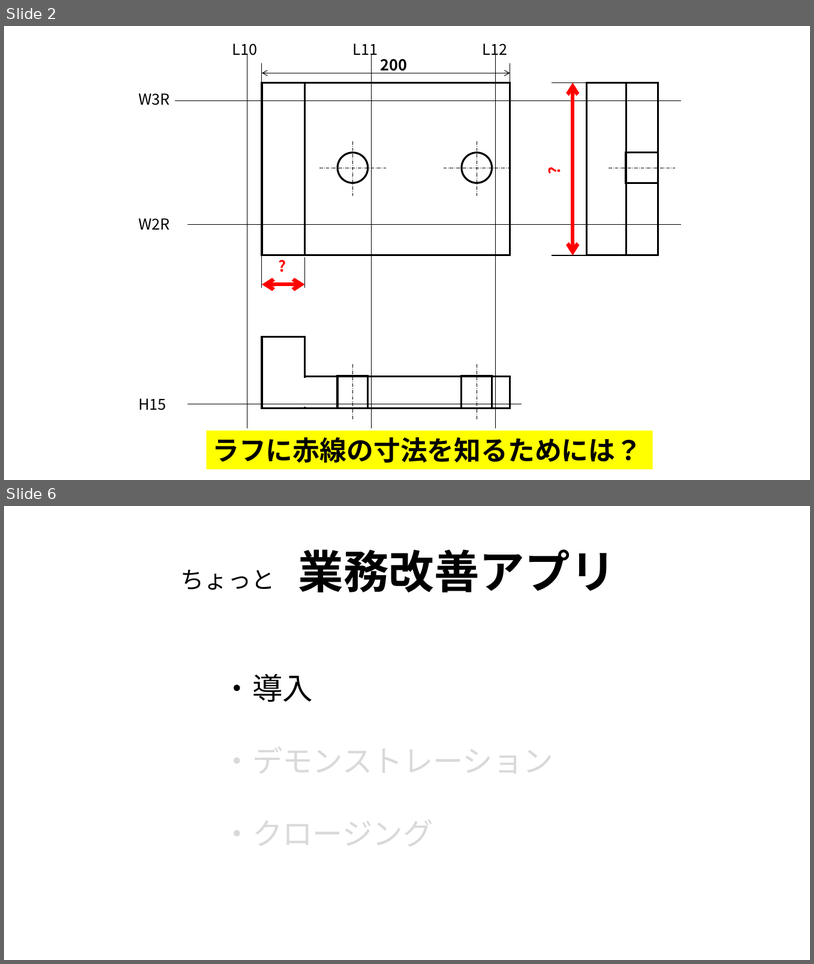
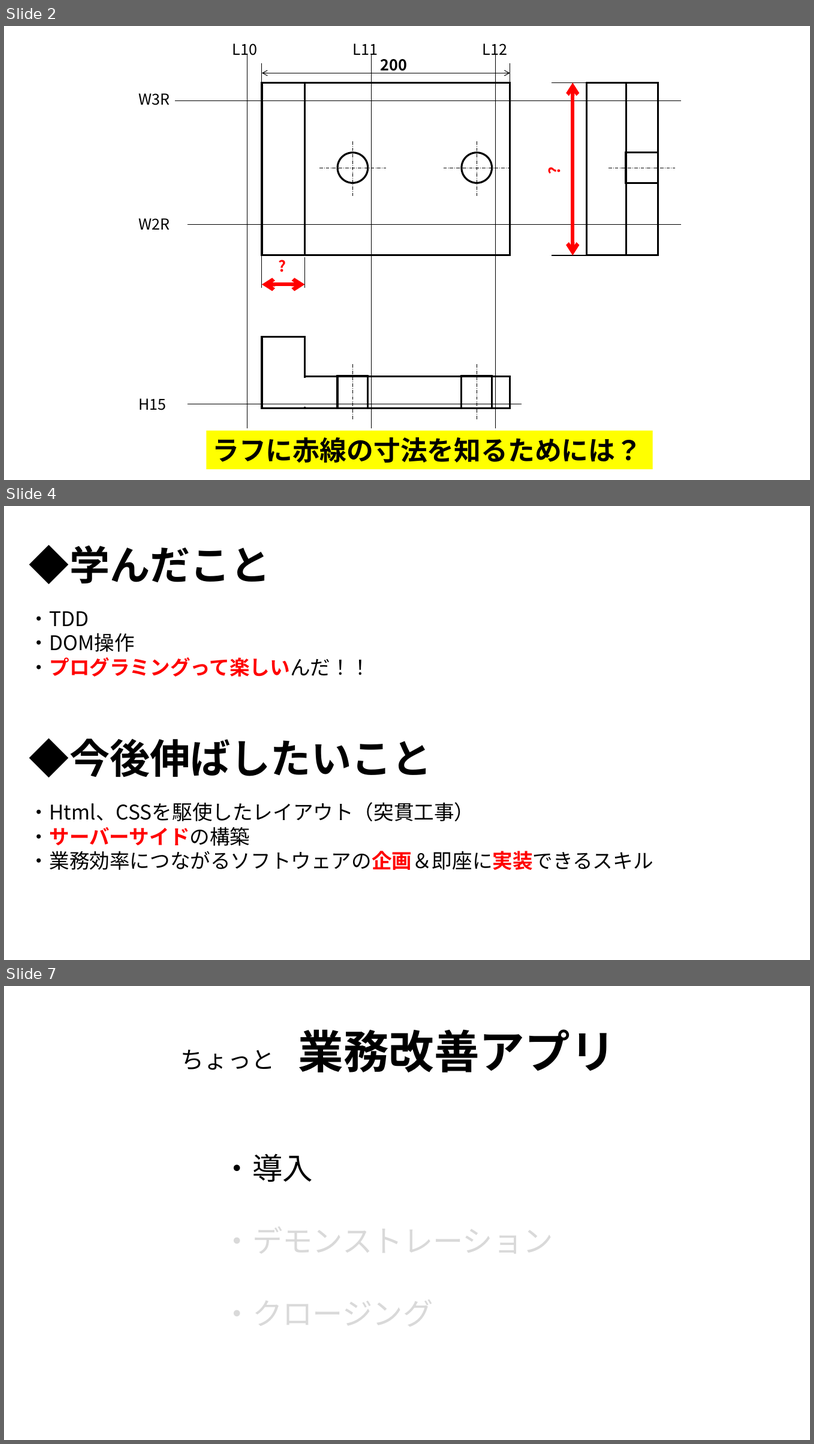
Before and after one commit to Gattaku/Gattaku.github.io, a slide deck: digfinalpresentation/explanation/image/slide_master.pptx. Shown one above the other, each under a label of ours: slides 2 and 6 before the commit, slides 2, 4 and 7 after it; the slides between them are not shown. The pictures are 814x964 and 814x1444 pixels, drawn with LibreOffice and Linux fonts; fonts in the diff are those of the drawing. Boxes give left, top, right and bottom in pixels: in the first picture for what was removed or moved away, otherwise in the second. Text is boxed around its words. In the diff, an @@ line names an element or a change of style, - is before the commit and + after.

```diff
--- a/digfinalpresentation/explanation/image/slide_master.pptx
+++ b/digfinalpresentation/explanation/image/slide_master.pptx
@@ slide 4 added at [4, 506, 810, 960], background #FFFFFF @@
@@ text added at [29, 545, 654, 870], 24 pt, text #000000 @@
+◆学んだこと
+・TDD
+・DOM操作
+・プログラミングって楽しいんだ！！
+◆今後伸ばしたいこと
+・Html、CSSを駆使したレイアウト（突貫工事）
+・サーバーサイドの構築
+・業務効率につながるソフトウェアの企画＆即座に実装できるスキル
@@ what was slide 6 is now slide 7 @@
```
Also in this commit, not shown: 4 slides changed, 13 other files.
